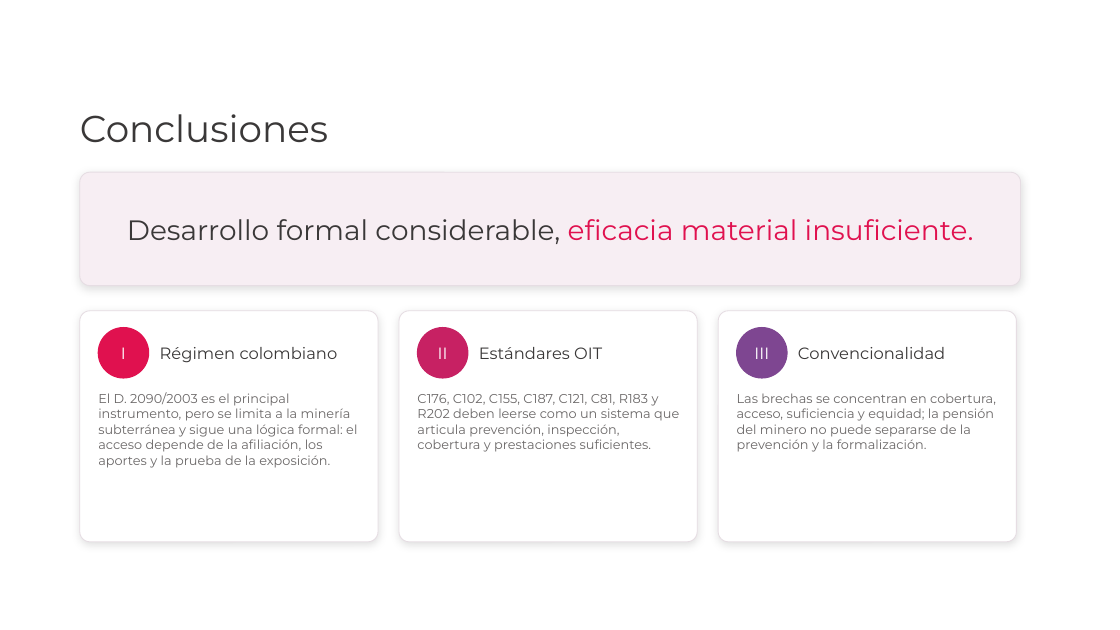
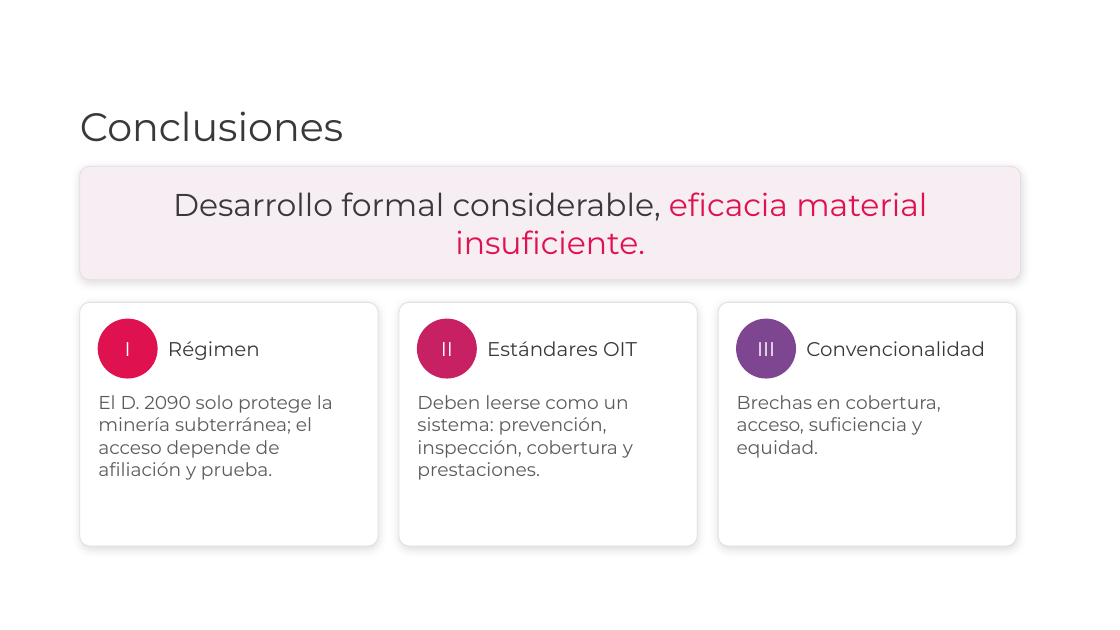
Before and after one commit to davidpinto01222003-jpg/EXTRAPROCESAL, a slide deck: slide 23 of sustentacion/Sustentacion_Pensiones_Riesgos_Laborales_Mineria_UPB.pptx (slide 22 before the commit). Drawn at 1120x630 pixels with LibreOffice and Linux fonts; fonts in the diff are those of the drawing; background and template pictures are left out. Boxes give left, top, right and bottom in pixels: in the first picture for what was removed or moved away, otherwise in the second. Text is boxed around its words. In the diff, an @@ line names an element or a change of style, - is before the commit and + after.

```diff
--- a/sustentacion/Sustentacion_Pensiones_Riesgos_Laborales_Mineria_UPB.pptx
+++ b/sustentacion/Sustentacion_Pensiones_Riesgos_Laborales_Mineria_UPB.pptx
@@ text "Conclusiones" at (80, 111, 343, 142): size 32 to 34 pt @@
@@ rounded rectangle: place and size @@
-rounded rectangle at (80, 172, 1021, 286)
+rounded rectangle at (80, 166, 1021, 280)
@@ text "Desarrollo formal considerable, eficacia material ..." at (173, 192, 927, 254): size 24 to 27 pt @@
@@ rounded rectangle: place and size @@
-rounded rectangle at (80, 311, 378, 542)
+rounded rectangle at (80, 302, 378, 546)
@@ ellipse: place and size @@
-ellipse at (98, 328, 149, 378)
+ellipse at (98, 319, 157, 378)
@@ rounded rectangle: place and size @@
-rounded rectangle at (399, 311, 697, 542)
+rounded rectangle at (399, 302, 697, 546)
@@ size 14 to 17 pt in 5 elements at (806, 341, 985, 356), (487, 341, 637, 356), (757, 342, 775, 356), (125, 342, 131, 356), (441, 342, 453, 356) @@
@@ ellipse: place and size @@
-ellipse at (418, 328, 468, 378)
+ellipse at (418, 319, 476, 378)
@@ text "Estándares OIT": place and size @@
-text "Estándares OIT" at (479, 347, 602, 359)
+text "Estándares OIT" at (487, 341, 637, 356)
@@ proportions changed in 3 elements at (80, 302, 378, 546), (399, 302, 697, 546), (718, 302, 1017, 546) @@
@@ rounded rectangle: place and size @@
-rounded rectangle at (718, 311, 1017, 542)
+rounded rectangle at (718, 302, 1017, 546)
@@ ellipse: place and size @@
-ellipse at (737, 328, 787, 378)
+ellipse at (737, 319, 796, 378)
@@ text "Convencionalidad": place and size @@
-text "Convencionalidad" at (798, 347, 945, 359)
+text "Convencionalidad" at (806, 341, 985, 356)
@@ text at (168, 341, 260, 360): text changed; size 14 to 17 pt @@
-Régimen colombiano
+Régimen
@@ text at (98, 395, 333, 480): text changed; size 11 to 16 pt; text colour #6B6868 to #5E5B5B @@
-El D. 2090/2003 es el principal instrumento, pero se limita a la minería subterránea y sigue una lógica formal: el acceso depende de la afiliación, los aportes y la prueba de la exposición.
+El D. 2090 solo protege la minería subterránea; el acceso depende de afiliación y prueba.
@@ text at (417, 395, 633, 480): text changed; size 11 to 16 pt; text colour #6B6868 to #5E5B5B @@
-C176, C102, C155, C187, C121, C81, R183 y R202 deben leerse como un sistema que articula prevención, inspección, cobertura y prestaciones suficientes.
+Deben leerse como un sistema: prevención, inspección, cobertura y prestaciones.
@@ text at (737, 395, 941, 458): text changed; size 11 to 16 pt; text colour #6B6868 to #5E5B5B @@
-Las brechas se concentran en cobertura, acceso, suficiencia y equidad; la pensión del minero no puede separarse de la prevención y la formalización.
+Brechas en cobertura, acceso, suficiencia y equidad.
```
Also in this commit, not shown: 23 other slides changed, 1 slide added, 1 other file.
